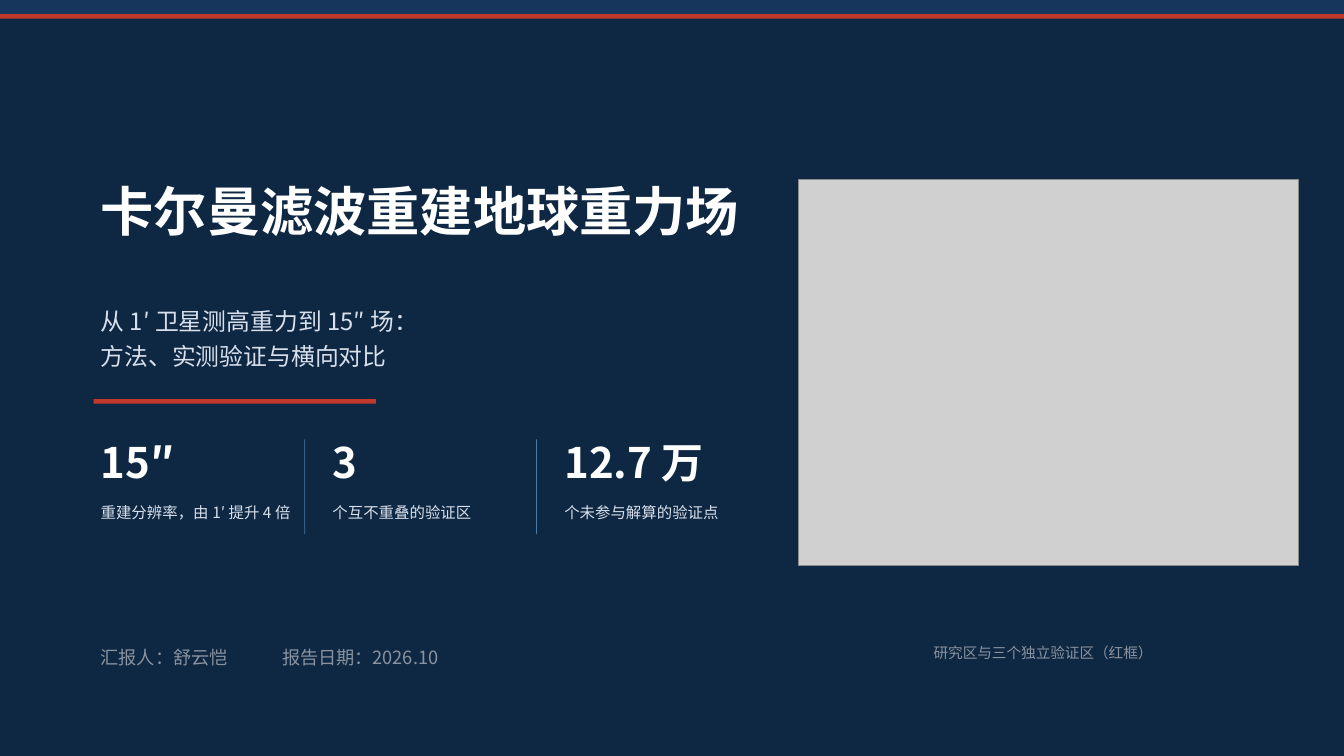
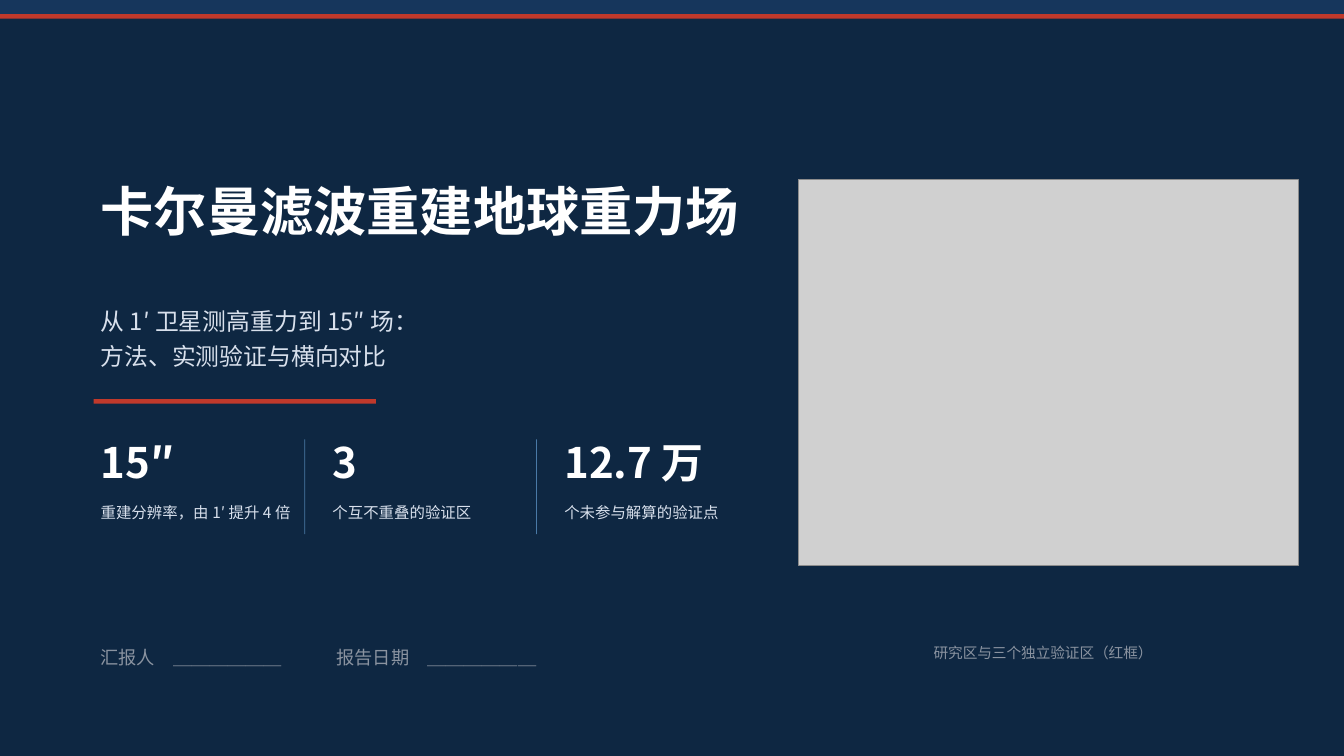
Before and after one commit to shuyunkai/kalman_gravity, a slide deck: slide 1 of ppt/卡尔曼滤波重建地球重力场_含研究内容.pptx. Drawn at 1344x756 pixels with LibreOffice and Linux fonts; fonts in the diff are those of the drawing; grey boxes stand for pictures. Boxes give left, top, right and bottom in pixels: in the first picture for what was removed or moved away, otherwise in the second. Text is boxed around its words. In the diff, an @@ line names an element or a change of style, - is before the commit and + after.

```diff
--- a/ppt/卡尔曼滤波重建地球重力场_含研究内容.pptx
+++ b/ppt/卡尔曼滤波重建地球重力场_含研究内容.pptx
@@ text at <box>101,649,410,666</box>: text changed @@
-汇报人：舒云恺 报告日期：2026.10
+汇报人 ＿＿＿＿＿＿ 报告日期 ＿＿＿＿＿＿
```
Also in this commit, not shown: 6 other files.
